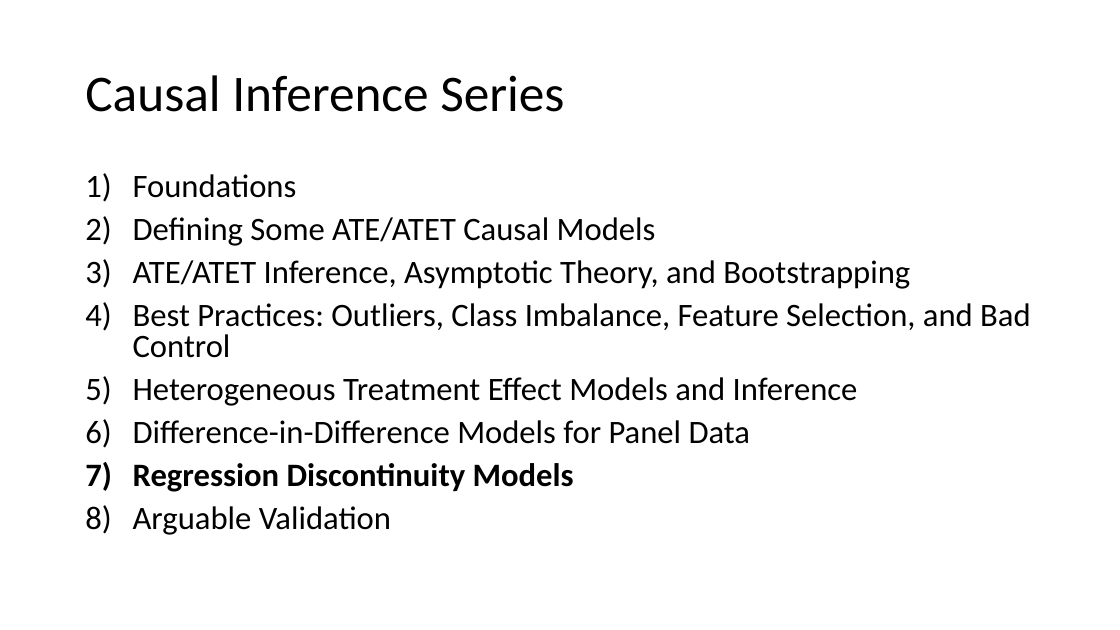
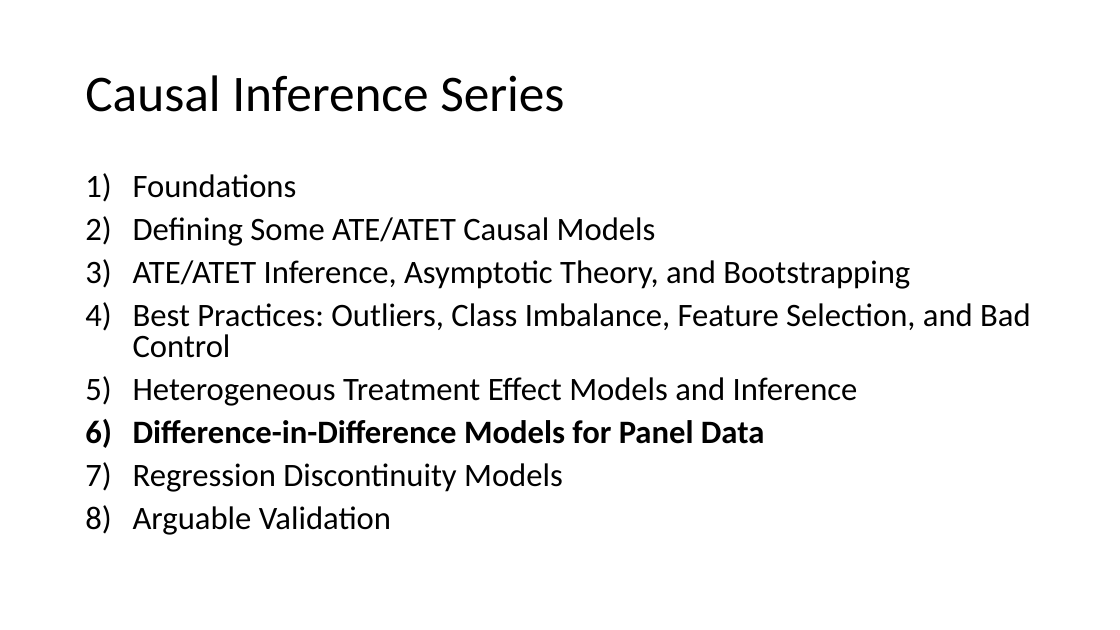
Before and after one commit to shoepaladin/causalinference_crashcourse, a slide deck: slide 2 of Powerpoints/6 DiffnDiff (WIP).pptx. Drawn at 1120x630 pixels with LibreOffice and Linux fonts; fonts in the diff are those of the drawing. Boxes give left, top, right and bottom in pixels: in the first picture for what was removed or moved away, otherwise in the second. Text is boxed around its words. In the diff, an @@ line names an element or a change of style, - is before the commit and + after.

```diff
--- a/Powerpoints/6 DiffnDiff (WIP).pptx
+++ b/Powerpoints/6 DiffnDiff (WIP).pptx
@@ text at box(133, 420, 764, 492): bold on in "Difference-in-Difference Models for Panel Data"; bold off in "Regression Discontinuity Models" @@
```
Also in this commit, not shown: 6 slides added, 2 slides removed, 5 other files.
